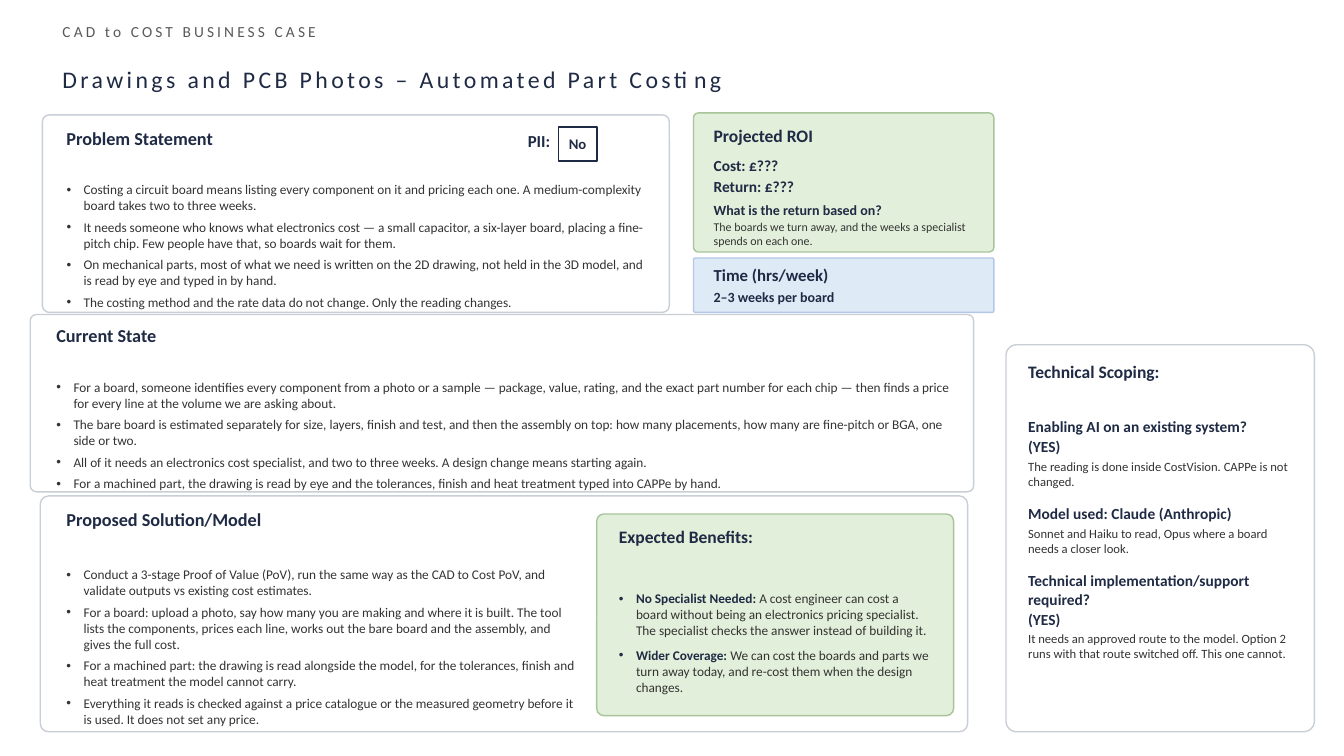
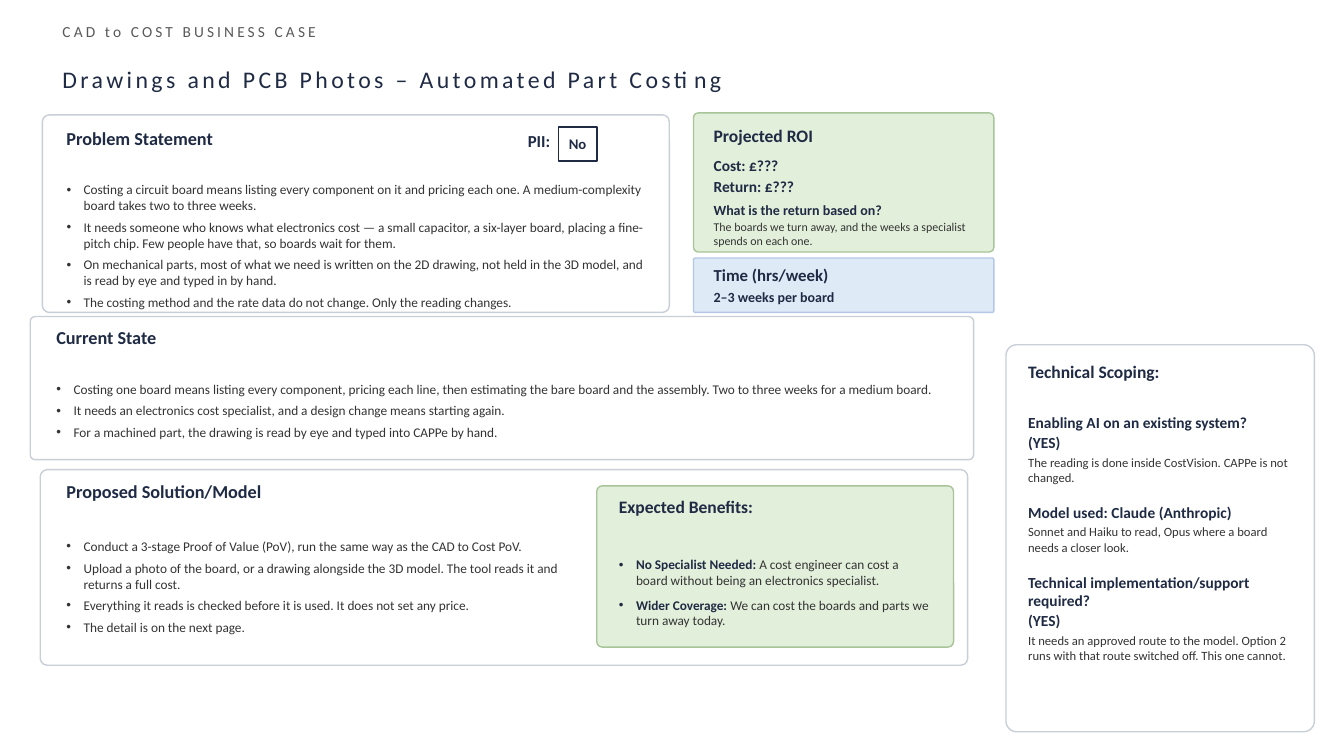
Before and after one commit to bhosaleavinash546/leamington-marathi, a slide deck: slide 1 of CostVision-Option-3-Business-Case.pptx. Drawn at 1344x756 pixels with LibreOffice and Linux fonts; fonts in the diff are those of the drawing. Boxes give left, top, right and bottom in pixels: in the first picture for what was removed or moved away, otherwise in the second. Text is boxed around its words. In the diff, an @@ line names an element or a change of style, - is before the commit and + after.

```diff
--- a/CostVision-Option-3-Business-Case.pptx
+++ b/CostVision-Option-3-Business-Case.pptx
@@ rounded rectangle: place and size @@
-rounded rectangle at (30,315,974,492)
+rounded rectangle at (30,317,974,460)
@@ text at (74,384,931,440): text changed @@
-• For a board, someone identifies every component from a photo or a sample — package, value, rating, and the exact part number for each chip — then finds a price for every line at the volume we are asking about.
-• The bare board is estimated separately for size, layers, finish and test, and then the assembly on top: how many placements, how many are fine-pitch or BGA, one side or two.
-• All of it needs an electronics cost specialist, and two to three weeks. A design change means starting again.
-• For a machined part, the drawing is read by eye and the tolerances, finish and heat treatment typed into CAPPe by hand.
+• Costing one board means listing every component, pricing each line, then estimating the bare board and the assembly. Two to three weeks for a medium board.
+• It needs an electronics cost specialist, and a design change means starting again.
+• For a machined part, the drawing is read by eye and typed into CAPPe by hand.
@@ rounded rectangle: place and size @@
-rounded rectangle at (40,496,968,732)
+rounded rectangle at (40,470,968,665)
@@ text "Proposed Solution/Model": place and size @@
-text "Proposed Solution/Model" at (66,513,261,529)
+text "Proposed Solution/Model" at (66,485,261,501)
@@ rounded rectangle: place and size @@
-rounded rectangle at (597,514,954,716)
+rounded rectangle at (597,486,954,647)
@@ text "Expected Benefits:": place and size @@
-text "Expected Benefits:" at (619,530,753,546)
+text "Expected Benefits:" at (619,500,753,516)
@@ text at (1028,506,1249,609): more space between paragraphs @@
@@ text at (84,541,557,635): text changed @@
-• Conduct a 3-stage Proof of Value (PoV), run the same way as the CAD to Cost PoV, and validate outputs vs existing cost estimates.
-• For a board: upload a photo, say how many you are making and where it is built. The tool lists the components, prices each line, works out the bare board and the assembly, and gives the full cost.
-• For a machined part: the drawing is read alongside the model, for the tolerances, finish and heat treatment the model cannot carry.
-• Everything it reads is checked against a price catalogue or the measured geometry before it is used. It does not set any price.
+• Conduct a 3-stage Proof of Value (PoV), run the same way as the CAD to Cost PoV.
+• Upload a photo of the board, or a drawing alongside the 3D model. The tool reads it and returns a full cost.
+• Everything it reads is checked before it is used. It does not set any price.
+• The detail is on the next page.
@@ text at (636,559,929,627): text changed @@
-• No Specialist Needed: A cost engineer can cost a board without being an electronics pricing specialist. The specialist checks the answer instead of building it.
-• Wider Coverage: We can cost the boards and parts we turn away today, and re-cost them when the design changes.
+• No Specialist Needed: A cost engineer can cost a board without being an electronics specialist.
+• Wider Coverage: We can cost the boards and parts we turn away today.
```
Also in this commit, not shown: 1 slide added, 2 other files.
